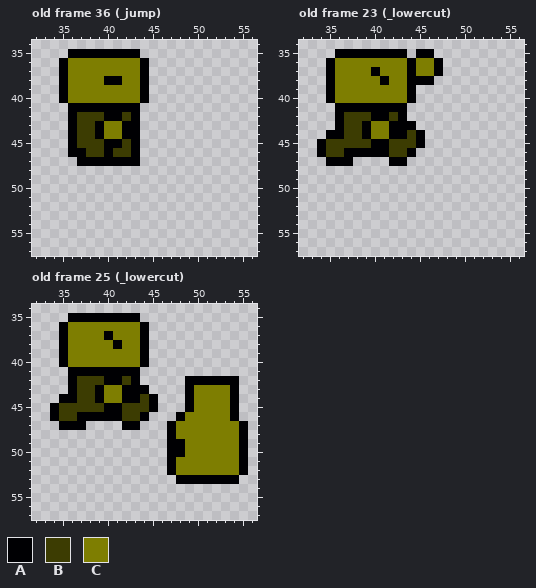
File history of a pixel-art file, assets/aseprite/fighter2.aseprite. That is the earlier state.
80x80 pixels, 36 frames. Shown: old frame 36 (_jump): x 32..56, y 34..57; old frame 23 (_lowercut): x 32..56, y 34..57; old frame 25 (_lowercut): x 32..56, y 34..57. The commit also changed other frames, which this record leaves out.
Visible layers, top first: "Layer 3", "Layer 2", "Layer 1".
Palette (. is transparent): A #000003  B #3c3c02  C #7e7e01
Pixels before, old frame 36 (_jump), first column x 35:
35 .AAAAAAAA.
36 ACCCCCCCCA
37 ACCCCCCCCA
38 ACCCCAACCA
39 ACCCCCCCCA
40 ACCCCCCCCA
41 .AAAAAAAA.
42 .ABBBAABA.
43 .ABBACCAA.
44 .ABBACCAA.
45 .ABBBAABA.
46 .AABBABBA.
47 ..AAAAAAA.
Pixels before, old frame 23 (_lowercut), first column x 34:
35 ..AAAAAAAA.AA.
36 .ACCCCCCCCACCA
37 .ACCCCACCCACCA
38 .ACCCCCACCAAA.
39 .ACCCCCCCCA...
40 .ACCCCCCCCA...
41 ..AAAAAAAA....
42 ..ABBBAABA....
43 ..ABBACCAAA...
44 .AABBACCAABA..
45 ABBBBBAABBBA..
46 ABBAAAAABBA...
47 .AAA....AA....
Pixels before, old frame 25 (_lowercut), first column x 34:
35 ..AAAAAAAA............
36 .ACCCCCCCCA...........
37 .ACCCCACCCA...........
38 .ACCCCCACCA...........
39 .ACCCCCCCCA...........
40 .ACCCCCCCCA...........
41 ..AAAAAAAA............
42 ..ABBBAABA.....AAAAAA.
43 ..ABBACCAAA....ACCCCA.
44 .AABBACCAABA...ACCCCA.
45 ABBBBBAABBBA...ACCCCA.
46 ABBAAAAABBA...ACCCCCA.
47 .AAA....AA...ACCCCCCCA
48 .............ACCCCCCCA
49 .............AACCCCCCA
50 .............AACCCCCCA
51 .............ACCCCCCCA
52 .............ACCCCCCCA
53 ..............AAAAAAA.
And afterwards:
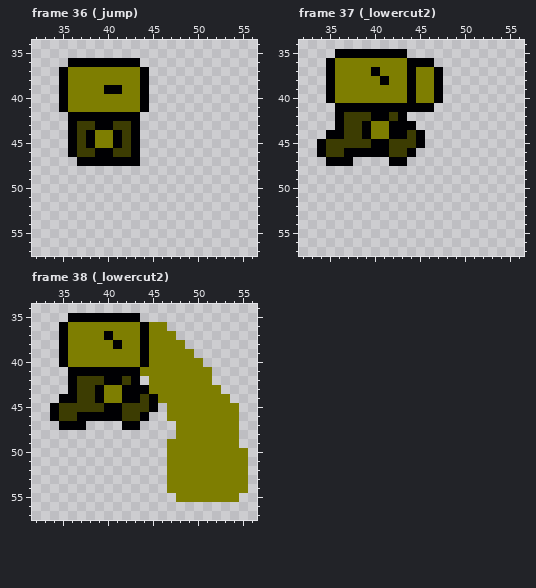
A new or re-ordered frame is compared with the old frame closest to it.
Changes in this commit:
frames 36 -> 40
Frame 36 (_jump) is new; against old frame 36 (_jump), layer "Layer 2":
y 35: x 36..43 AAAAAAAA -> ........
y 36: x 35..44 ACCCCCCCCA -> .AAAAAAAA.
y 38: x 40..41 AA -> CC
y 39: x 40..41 CC -> AA
y 41: x 35..44 .AAAAAAAA. -> ACCCCCCCCA
y 42: x 37..39 BBB -> AAA; x 42 B -> A
y 43: x 40..42 CCA -> ABB
y 44: x 38..39 BA -> AC; x 41..42 CA -> AB
y 45: x 38..40 BBA -> ACC
y 46: x 37 A -> B; x 39 B -> A
Frame 37 (_lowercut2) is new; against old frame 23 (_lowercut), layers "Layer 2", "Layer 1":
y 35: x 45..46 AA -> ..
y 36: x 45..47 CCA -> AA.
y 38: x 45..47 AA. -> CCA
y 39..40: x 45..47 ... -> CCA
y 41: x 44..46 ... -> AAA
Frame 38 (_lowercut2) is new; against old frame 25 (_lowercut), layers "Layer 3", "Layer 1":
y 36: x 45..46 .. -> CC
y 37: x 45..47 ... -> CCC
y 38: x 45..48 .... -> CCCC
y 39: x 45..49 ..... -> CCCCC
y 40: x 45..50 ...... -> CCCCCC
y 41: x 44..51 ........ -> CCCCCCCC
y 42: x 45..54 ....AAAAAA -> CCCCCCC...
y 43: x 45..49 ....A -> CCCCC; x 53..54 CA -> ..
y 44: x 46..49 ...A -> CCCC; x 54 A -> .
y 45: x 47..49 ..A -> CCC; x 54 A -> C
y 46: x 47..48 .A -> CC; x 54 A -> C
y 47..48: x 47 A -> .; x 55 A -> .
y 49: x 47..48 AA -> CC; x 55 A -> .
y 50: x 47..48 AA -> CC; x 55 A -> C
y 51..52: x 47 A -> C; x 55 A -> C
y 53: x 47..55 .AAAAAAA. -> CCCCCCCCC
y 54: x 47..55 ......... -> CCCCCCCCC
y 55: x 48..54 ....... -> CCCCCCC
Pixel boxes of the changes (left, top, right, bottom) in both pictures:
changed: (59, 49, 149, 157)
changed: (407, 49, 443, 112)
changed: (140, 322, 248, 502)
